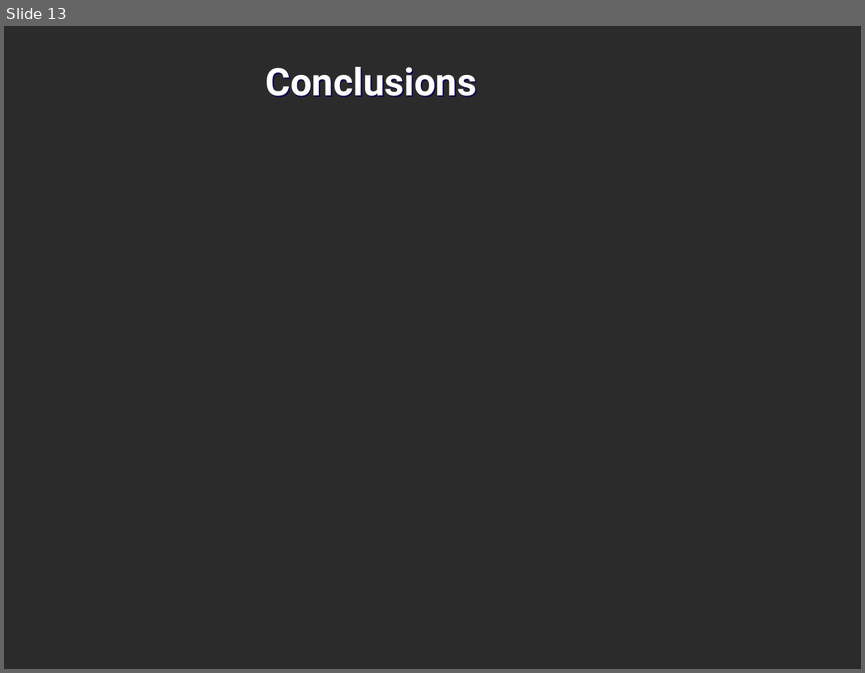
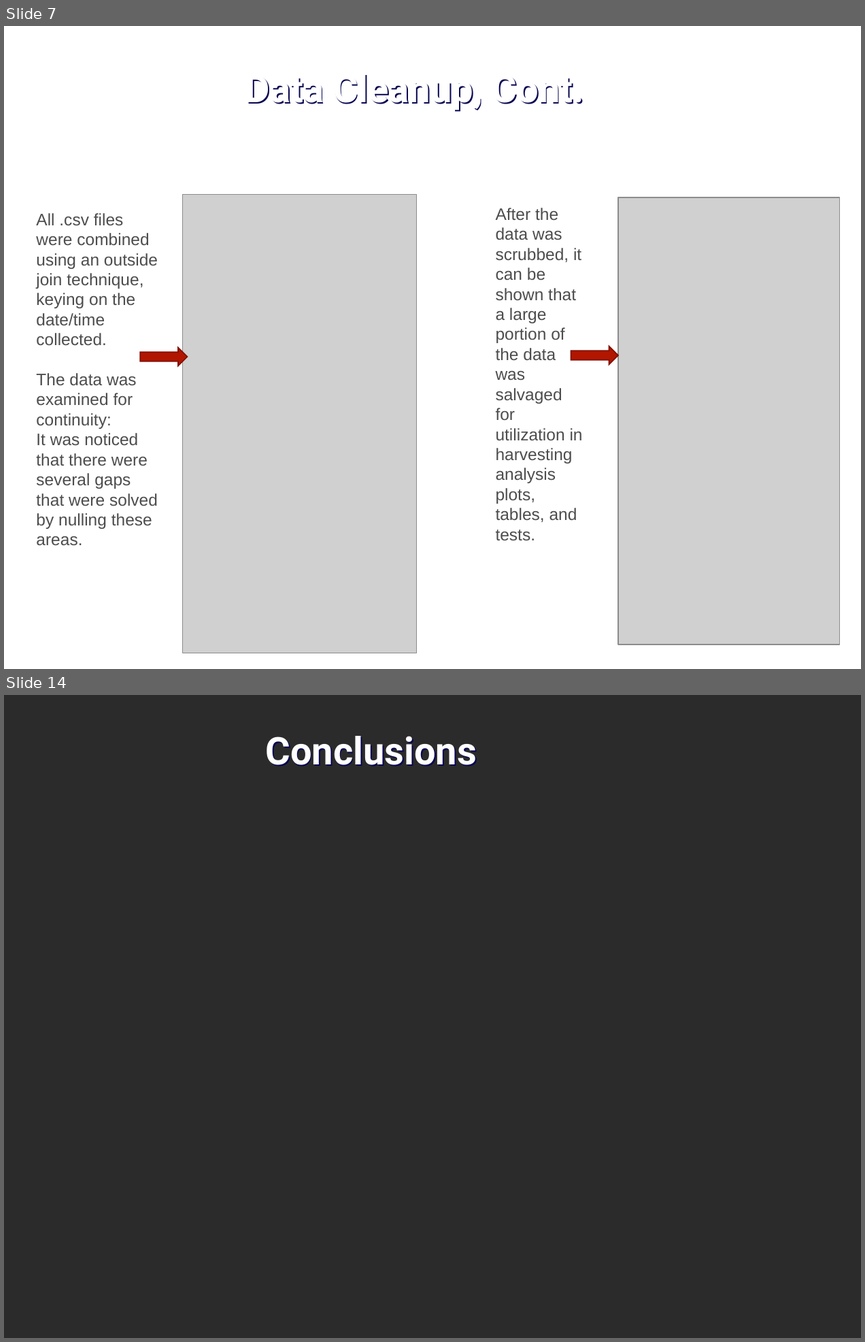
Before and after one commit to j1-aggie/Hurricane_Harvey_Analysis, a slide deck: Final Presentation.pptx. Shown one above the other, each under a label of ours: slide 13 before the commit, slides 7 and 14 after it; the slides between them are not shown. The pictures are 865x673 and 865x1342 pixels, drawn with LibreOffice and Linux fonts; fonts in the diff are those of the drawing; grey boxes stand for pictures; background and template pictures are left out; a plain dark background stands for a picture behind light text. Boxes give left, top, right and bottom in pixels: in the first picture for what was removed or moved away, otherwise in the second. Text is boxed around its words. In the diff, an @@ line names an element or a change of style, - is before the commit and + after.

```diff
--- a/Final Presentation.pptx
+++ b/Final Presentation.pptx
@@ slide 7 added at box(4, 26, 861, 669), background picture (left out) @@
@@ title added at box(245, 75, 584, 112), 32 pt, text #FFFFFF, bold @@
+Data Cleanup, Cont.
@@ picture added at box(182, 194, 416, 652) @@
@@ text added at box(496, 208, 583, 541), 14 pt, text #4D4D4D @@
+After the data was scrubbed, it can be shown that a large portion of the data was salvaged for utilization in harvesting analysis plots, tables, and tests.
@@ picture added at box(618, 197, 839, 643) @@
@@ text added at box(36, 213, 158, 546), 14 pt, text #4D4D4D @@
+All .csv files were combined using an outside join technique, keying on the date/time collected.
+The data was examined for continuity:
+It was noticed that there were several gaps that were solved by nulling these areas.
@@ right arrow added at box(140, 347, 188, 365), fill #B11600, outline #831000 1 pt @@
@@ right arrow added at box(571, 346, 618, 363), fill #B11600, outline #831000 1 pt @@
@@ what was slide 13 is now slide 14 @@
```
Also in this commit, not shown: 12 slides changed, 2 other files.
